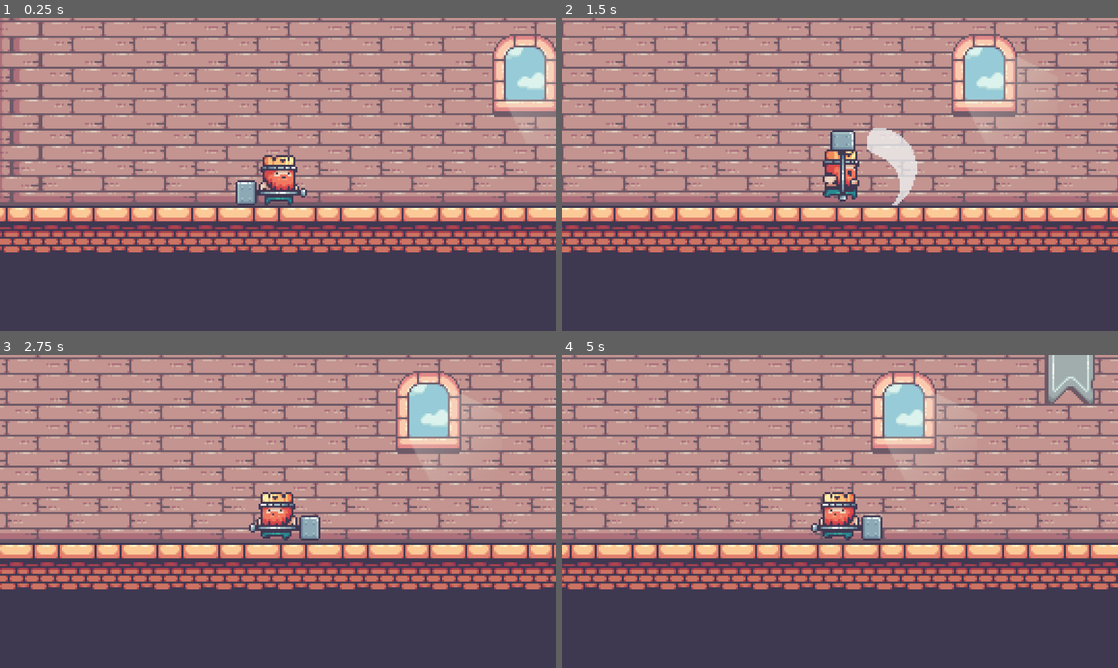
Above: before the commit, frames 1-4 (two rows, left to right).
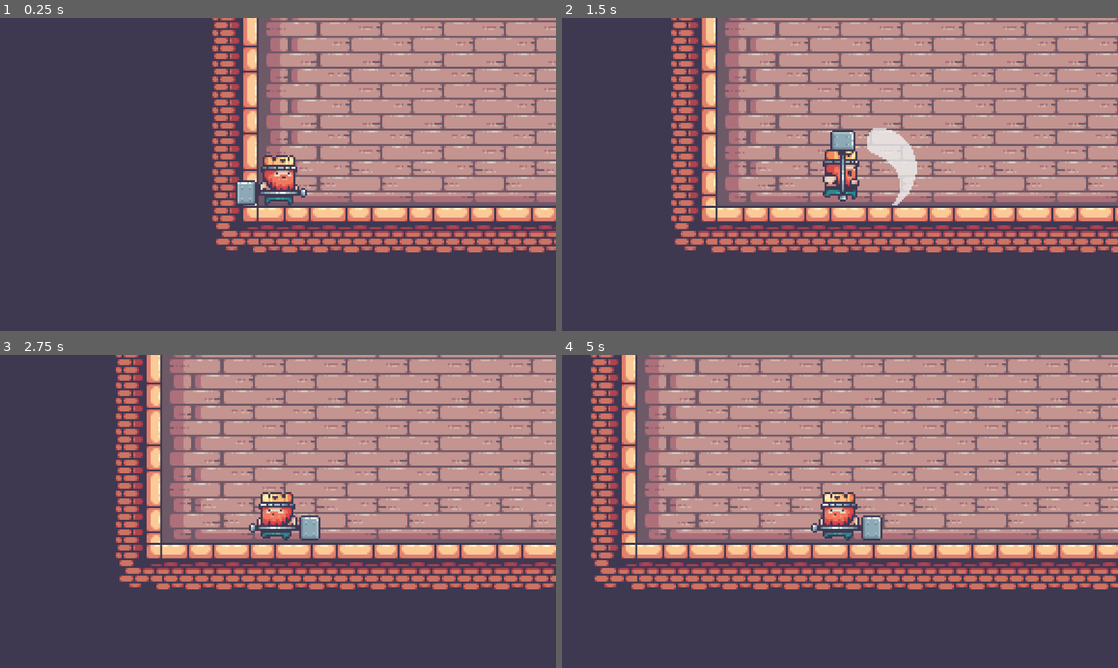
Above: after the commit, the same moments.

Repository: konkord16/KingsAndPigs
Game: Godot game, scene res://Levels/Level0.tscn
Same seed, same stepped clock (60 frames per second), same inputs: the game is played once before the commit and once after it.
Inputs (mouse positions are in pixels of both pictures, inside the frame that each line leads up to):
- Up to frame 1 (0.25 s): no input
- Up to frame 2 (1.5 s): tap Enter at 0.5 s; move the mouse to (962, 158) at 0.52 s; hold D (right) from 0.53 s (still down); click (962, 158) at 0.6 s; tap Space (jump) at 0.77 s; move the mouse to (728, 190) at 1.27 s; click (728, 190) at 1.35 s
- Up to frame 3 (2.75 s): tap Space (jump) at 1.52 s; move the mouse to (333, 442) at 2.02 s; release D (right) at 2.03 s; hold A (left) from 2.03 s (still down); click (333, 442) at 2.1 s
- Up to frame 4 (5 s): move the mouse to (812, 574) at 2.77 s; release A (left) at 2.78 s; hold D (right) 2.78-4.28 s; click (812, 574) at 2.85 s; tap Space (jump) at 3.02, 3.77, 4.52 s; move the mouse to (1006, 558) at 3.52 s; click (1006, 558) at 3.6 s; move the mouse to (673, 464) at 4.27 s; hold A (left) from 4.28 s (still down); click (673, 464) at 4.35 s

The runs differ from the first frame. In frame 1, 43% of the frame differs, in the area x 0-100%, y 0-75%; in frame 2, 34%; in frame 3, 34%; in frame 4, 26%.

Commit message:
can now add scenes from tilemap

Diff:
--- a/Levels/Level0.tscn
+++ b/Levels/Level0.tscn
@@ -1,8 +1,9 @@
-[gd_scene load_steps=11 format=3 uid="uid://h7fylypeb1px"]
+[gd_scene load_steps=13 format=3 uid="uid://h7fylypeb1px"]
 
 [ext_resource type="Texture2D" uid="uid://dpu1jb32s17q2" path="res://Sprites/14-TileSets/Terrain (32x32).png" id="1_t1etv"]
 [ext_resource type="Texture2D" uid="uid://dryry1se4xi51" path="res://Sprites/14-TileSets/Decorations (32x32).png" id="2_dgswp"]
-[ext_resource type="PackedScene" uid="uid://ohdiln5ileer" path="res://Characters/player.tscn" id="3_iwmcb"]
+[ext_resource type="Texture2D" uid="uid://b7406mq038wv" path="res://Sprites/Objects.png" id="3_2agk6"]
+[ext_resource type="Script" path="res://Scripts/TileMap.gd" id="4_la8vb"]
 
 [sub_resource type="TileMapPattern" id="TileMapPattern_1moba"]
 tile_data = PackedInt32Array(0, 458754, 1, 65536, 196610, 2, 1, 131074, 3)
@@ -417,12 +418,41 @@
 5:4/0/physics_layer_0/linear_velocity = Vector2(0, 0)
 5:4/0/physics_layer_0/angular_velocity = 0.0
 
+[sub_resource type="TileSetAtlasSource" id="TileSetAtlasSource_caerg"]
+texture = ExtResource("3_2agk6")
+margins = Vector2i(10, 0)
+separation = Vector2i(15, 0)
+texture_region_size = Vector2i(32, 32)
+use_texture_padding = false
+0:0/0 = 0
+0:0/0/physics_layer_0/linear_velocity = Vector2(0, 0)
+0:0/0/physics_layer_0/angular_velocity = 0.0
+1:0/0 = 0
+1:0/0/physics_layer_0/linear_velocity = Vector2(0, 0)
+1:0/0/physics_layer_0/angular_velocity = 0.0
+2:0/0 = 0
+2:0/0/physics_layer_0/linear_velocity = Vector2(0, 0)
+2:0/0/physics_layer_0/angular_velocity = 0.0
+3:0/0 = 0
+3:0/0/physics_layer_0/linear_velocity = Vector2(0, 0)
+3:0/0/physics_layer_0/angular_velocity = 0.0
+4:0/0 = 0
+4:0/0/physics_layer_0/linear_velocity = Vector2(0, 0)
+4:0/0/physics_layer_0/angular_velocity = 0.0
+5:0/0 = 0
+5:0/0/physics_layer_0/linear_velocity = Vector2(0, 0)
+5:0/0/physics_layer_0/angular_velocity = 0.0
+6:0/0 = 0
+6:0/0/physics_layer_0/linear_velocity = Vector2(0, 0)
+6:0/0/physics_layer_0/angular_velocity = 0.0
+
 [sub_resource type="TileSet" id="TileSet_d3ite"]
 tile_size = Vector2i(32, 32)
 physics_layer_0/collision_layer = 1
 physics_layer_0/collision_mask = 0
+sources/3 = SubResource("TileSetAtlasSource_5i77y")
 sources/2 = SubResource("TileSetAtlasSource_cud3a")
-sources/3 = SubResource("TileSetAtlasSource_5i77y")
+sources/5 = SubResource("TileSetAtlasSource_caerg")
 pattern_0 = SubResource("TileMapPattern_1moba")
 pattern_1 = SubResource("TileMapPattern_uf3ee")
 pattern_2 = SubResource("TileMapPattern_62ny6")
@@ -434,8 +464,10 @@
 tile_set = SubResource("TileSet_d3ite")
 rendering_quadrant_size = 32
 format = 2
+layer_0/name = "0"
 layer_0/tile_data = PackedInt32Array(131065, 458754, 1, 196601, 196610, 2, 262137, 196610, 2, 327673, 196610, 2, 393209 …(18418 unchanged characters)…
+layer_1/name = "1"
 layer_1/tile_data = PackedInt32Array(-131074, 262147, 1, -393215, 262147, 2, -393212, 131075, 1, -393211, 196611, 1, -5 …(381 unchanged characters)…
-
-[node name="Player" parent="." instance=ExtResource("3_iwmcb")]
-position = Vector2(-38, 191)
+layer_2/name = "2"
+layer_2/tile_data = PackedInt32Array(458746, 5, 0)
+script = ExtResource("4_la8vb")
--- a/Scripts/TileMap.gd
+++ b/Scripts/TileMap.gd
@@ -1,7 +1,13 @@
 extends TileMap
 
 @export var TILE_SCENES: Dictionary = {
-	Vector2(1,0): preload("res://Characters/player.tscn")
+	Vector2(0,0): preload("res://Characters/player.tscn"),
+	Vector2(1,0): preload("res://Characters/pig.tscn"),
+	#Vector2(2,0): preload("res://Characters/crate.tscn"),
+	#Vector2(3,0): preload("res://Characters/bomb.tscn"),
+	#Vector2(4,0): preload("res://Characters/crate_pig.tscn"),
+	#Vector2(5,0): preload("res://Characters/cannon.tscn"),
+	#Vector2(6,0): preload("res://Characters/king.tscn"),
 }
 @onready var half_cell_size := tile_set.tile_size * 0.5
 
@@ -9,14 +15,15 @@
 
 func _ready():
 	await get_tree().process_frame
-	#print(get_cell_source_id(2, Vector2(1,0)))
-	#_replace_tiles_with_scene()
+	_replace_tiles_with_scene()
+
 
 func _replace_tiles_with_scene(scene_dictionary: Dictionary = TILE_SCENES):
 	for key in scene_dictionary.keys():
-		for tile_pos in get_used_cells_by_id(search_layer, 0, key):
+		for tile_pos in get_used_cells_by_id(search_layer, 5, key):
 				var object_scene = scene_dictionary[key]
 				_replace_tile_with_object(tile_pos, object_scene)
+
 
 func _replace_tile_with_object(tile_pos: Vector2, object_scene: PackedScene, parent: Node = get_tree().current_scene):
 	# Clear the cell in TileMap
@@ -25,7 +32,7 @@
 
 	#Spawn the object
 	if object_scene:
-		var obj = object_scene.instantiate() as StaticBody2D
+		var obj = object_scene.instantiate()
 		var ob_pos = map_to_local(tile_pos) - half_cell_size
 
 		parent.add_child(obj)
Binary file added: Sprites/Objects.png
Not shown, added: Sprites/Objects.png.import
